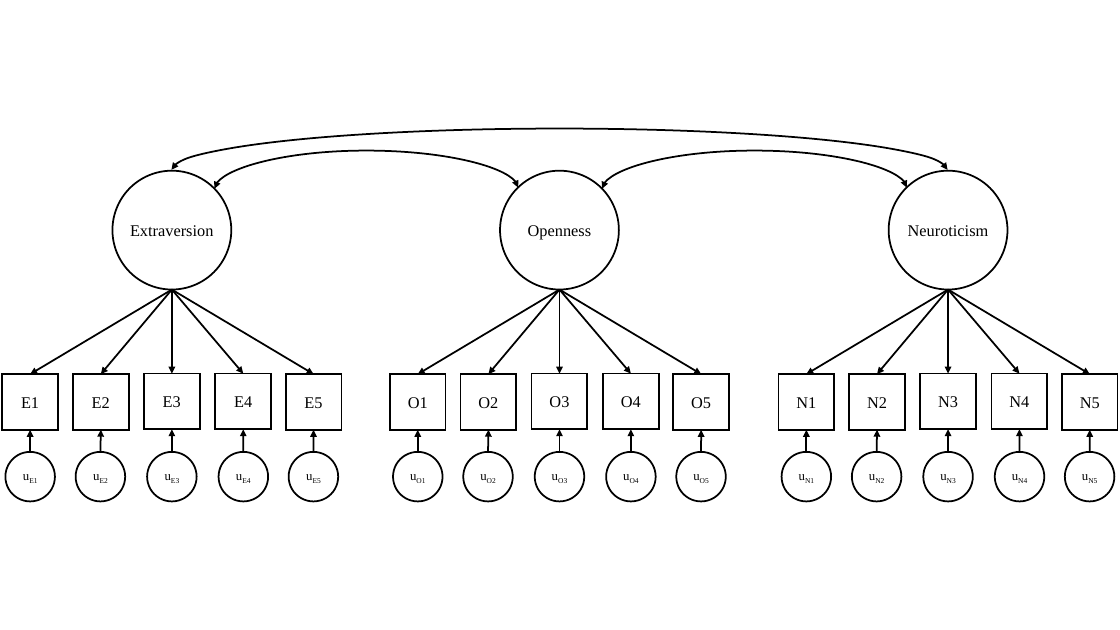
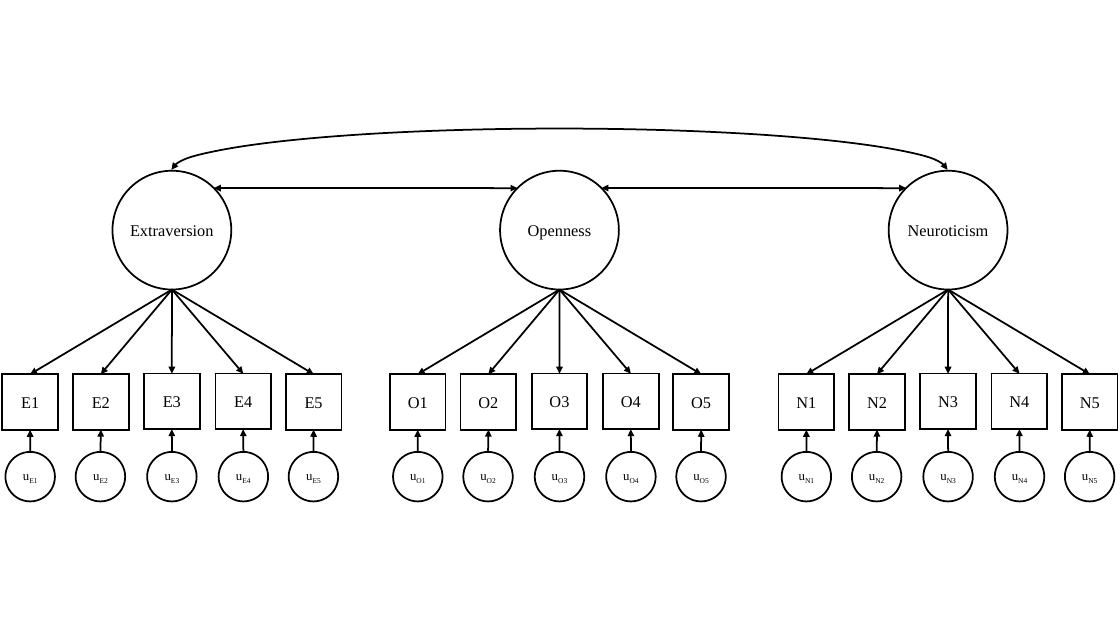
Before and after one commit to kylelang/lavaan-e-learning, a slide deck: slide 3 of 6_missing_data/latex/figures/latent_variable_path_diagrams.pptx. Drawn at 1120x630 pixels with LibreOffice and Linux fonts; fonts in the diff are those of the drawing. Boxes give left, top, right and bottom in pixels: in the first picture for what was removed or moved away, otherwise in the second. Text is boxed around its words. In the diff, an @@ line names an element or a change of style, - is before the commit and + after.

```diff
--- a/6_missing_data/latex/figures/latent_variable_path_diagrams.pptx
+++ b/6_missing_data/latex/figures/latent_variable_path_diagrams.pptx
@@ curved double arrow (214, 188) - (518, 188): route changed @@
@@ curved double arrow (602, 188) - (907, 188): route changed @@
```
Also in this commit, not shown: 1 other slide changed, 24 other files.
